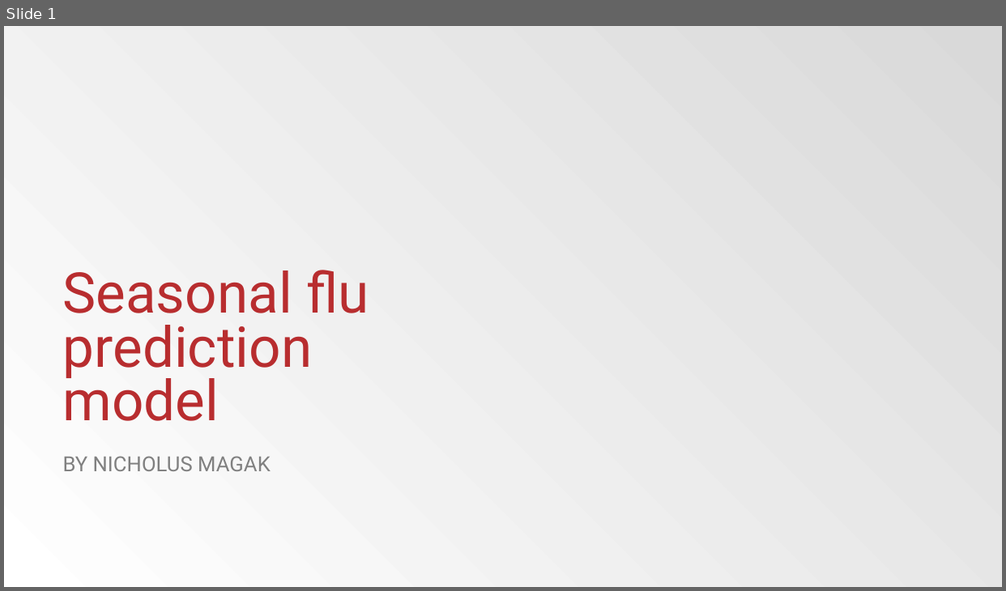
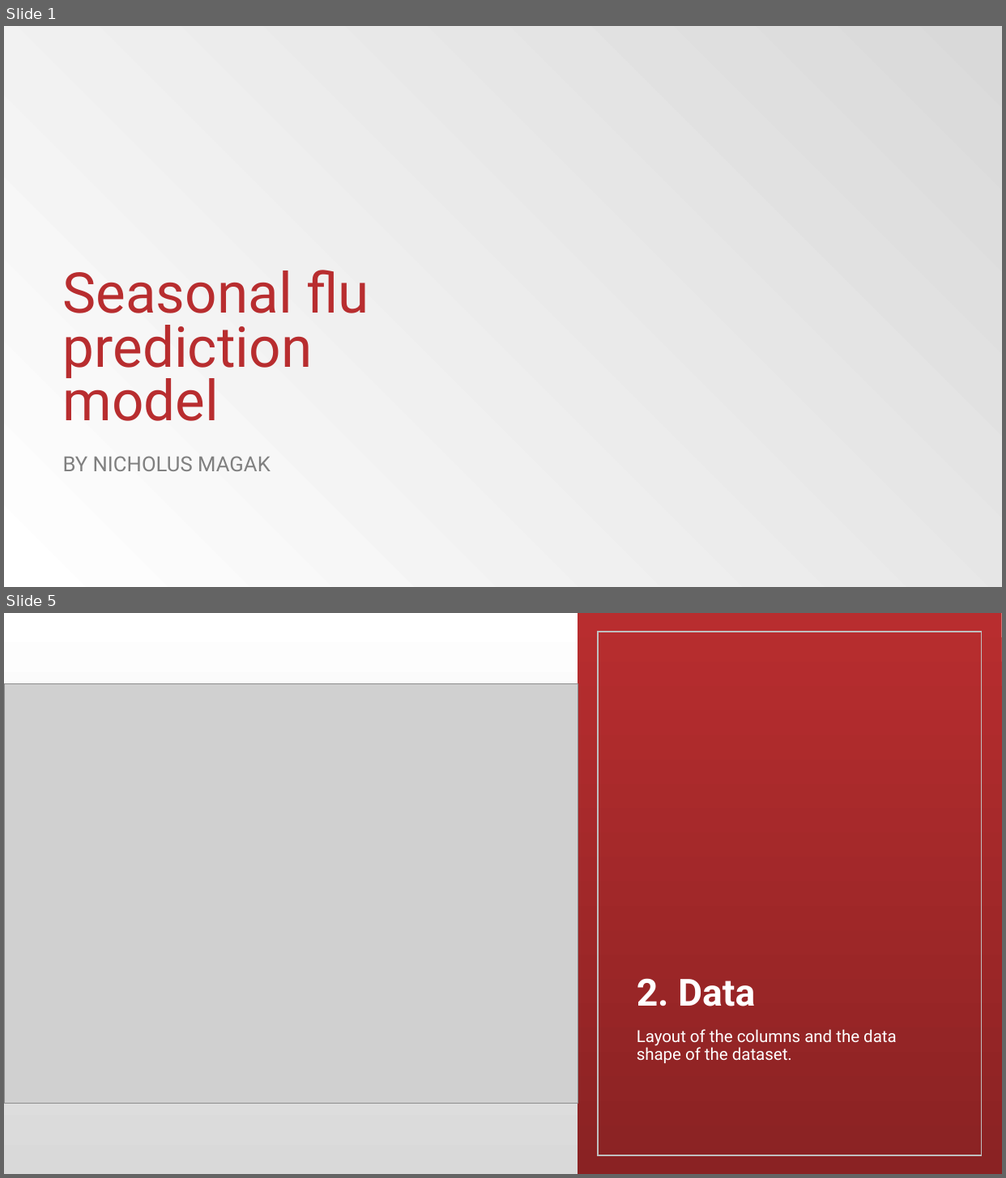
Before and after one commit to NicholusMagak/Phase_3_Project, a slide deck: Seasonal flu prediction model.pptx. Shown one above the other, each under a label of ours: slide 1 before the commit, slides 1 and 5 after it; the slides between them are not shown. The pictures are 1006x591 and 1006x1178 pixels, drawn with LibreOffice and Linux fonts; fonts in the diff are those of the drawing; grey boxes stand for pictures; background and template pictures are left out. Boxes give left, top, right and bottom in pixels: in the first picture for what was removed or moved away, otherwise in the second. Text is boxed around its words. In the diff, an @@ line names an element or a change of style, - is before the commit and + after.

```diff
--- a/Seasonal flu prediction model.pptx
+++ b/Seasonal flu prediction model.pptx
@@ slide 5 added at (4,613,1002,1174), background gradient #D9D9D9 to #FFFFFF @@
@@ rectangle added at (577,613,1001,1174), fill gradient #B82D2F to #8A2223 @@
@@ rectangle added at (598,632,981,1156), outline #F2F2F2 1.25 pt @@
@@ picture added at (4,683,577,1103) @@
@@ title added at (637,978,755,1007), 36 pt, text #FFFFFF, bold @@
+2. Data
@@ text added at (637,1029,896,1063), 16 pt, text #FFFFFF @@
+Layout of the columns and the data shape of the dataset.
```
Also in this commit, not shown: 4 slides changed, 4 other slides added, 4 slides removed.
